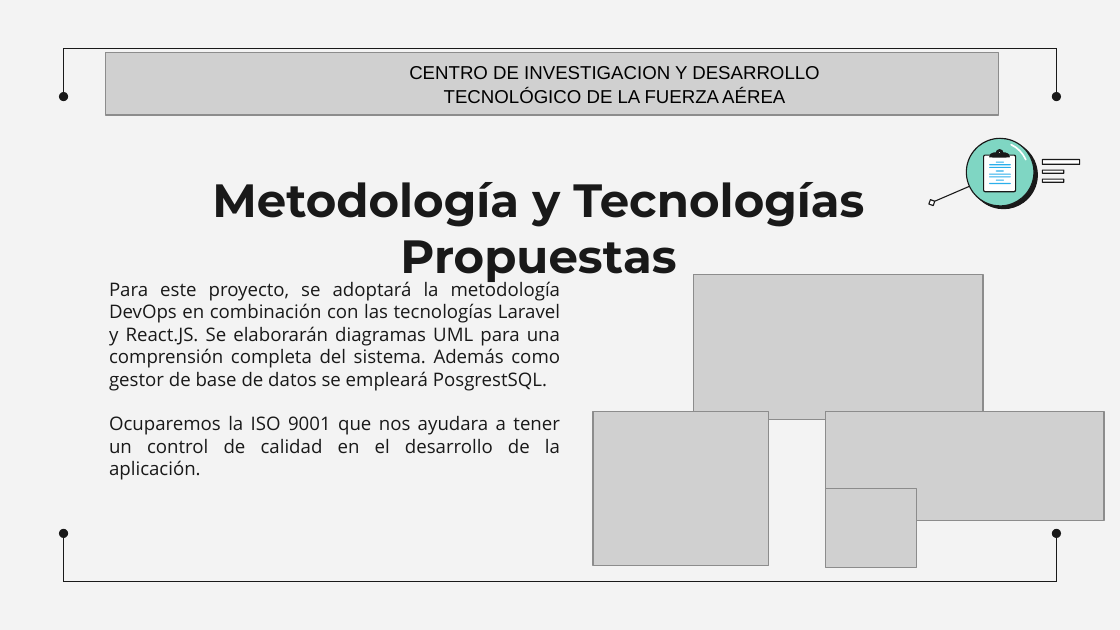
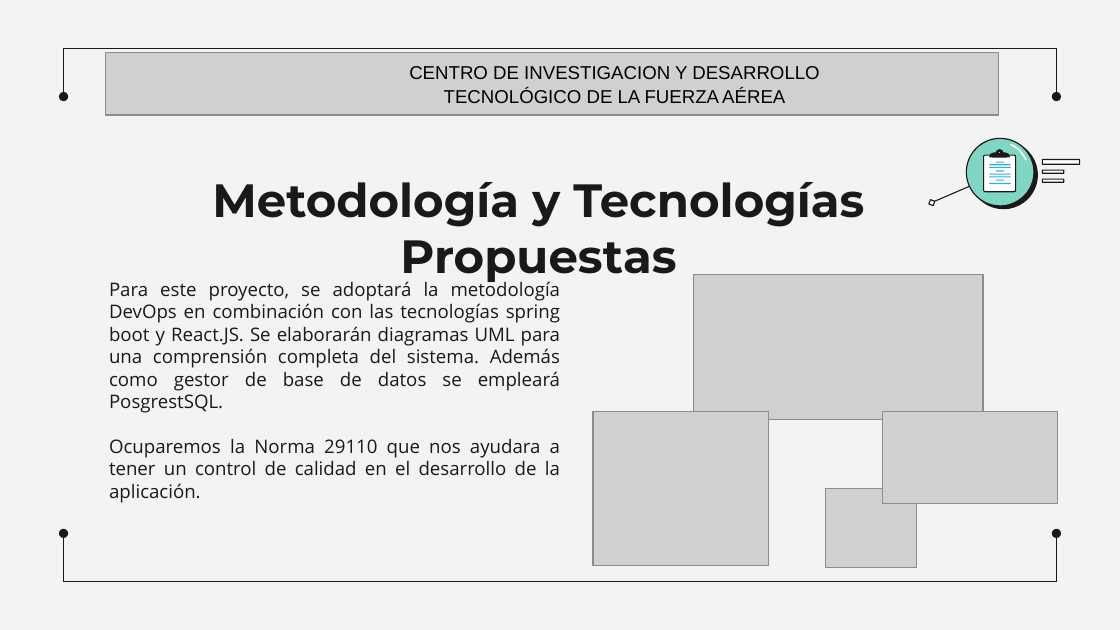
Before and after one commit to Horacio19/Estadia_Trabajo, a slide deck: slide 6 of Presentación SIAGEMI.pptx. Drawn at 1120x630 pixels with LibreOffice and Linux fonts; fonts in the diff are those of the drawing; grey boxes stand for pictures. Boxes give left, top, right and bottom in pixels: in the first picture for what was removed or moved away, otherwise in the second. Text is boxed around its words. In the diff, an @@ line names an element or a change of style, - is before the commit and + after.

Commit message:
Version

```diff
--- a/Presentación SIAGEMI.pptx
+++ b/Presentación SIAGEMI.pptx
@@ text at [109, 279, 561, 503]: text changed @@
-Para este proyecto, se adoptará la metodología DevOps en combinación con las tecnologías Laravel y React.JS. Se elaborarán diagramas UML para una comprensión completa del sistema. Además como gestor de base de datos se empleará PosgrestSQL.
-Ocuparemos la ISO 9001 que nos ayudara a tener un control de calidad en el desarrollo de la aplicación.
+Para este proyecto, se adoptará la metodología DevOps en combinación con las tecnologías spring boot y React.JS. Se elaborarán diagramas UML para una comprensión completa del sistema. Además como gestor de base de datos se empleará PosgrestSQL.
+Ocuparemos la Norma 29110 que nos ayudara a tener un control de calidad en el desarrollo de la aplicación.
@@ picture: place and size @@
-picture at [825, 411, 1103, 520]
+picture at [883, 411, 1058, 503]
```
